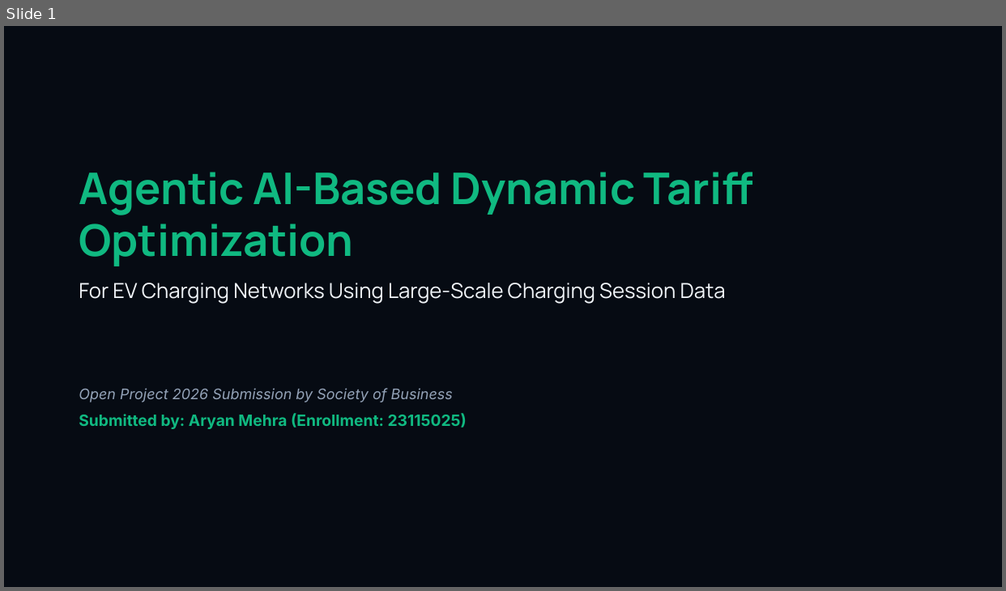
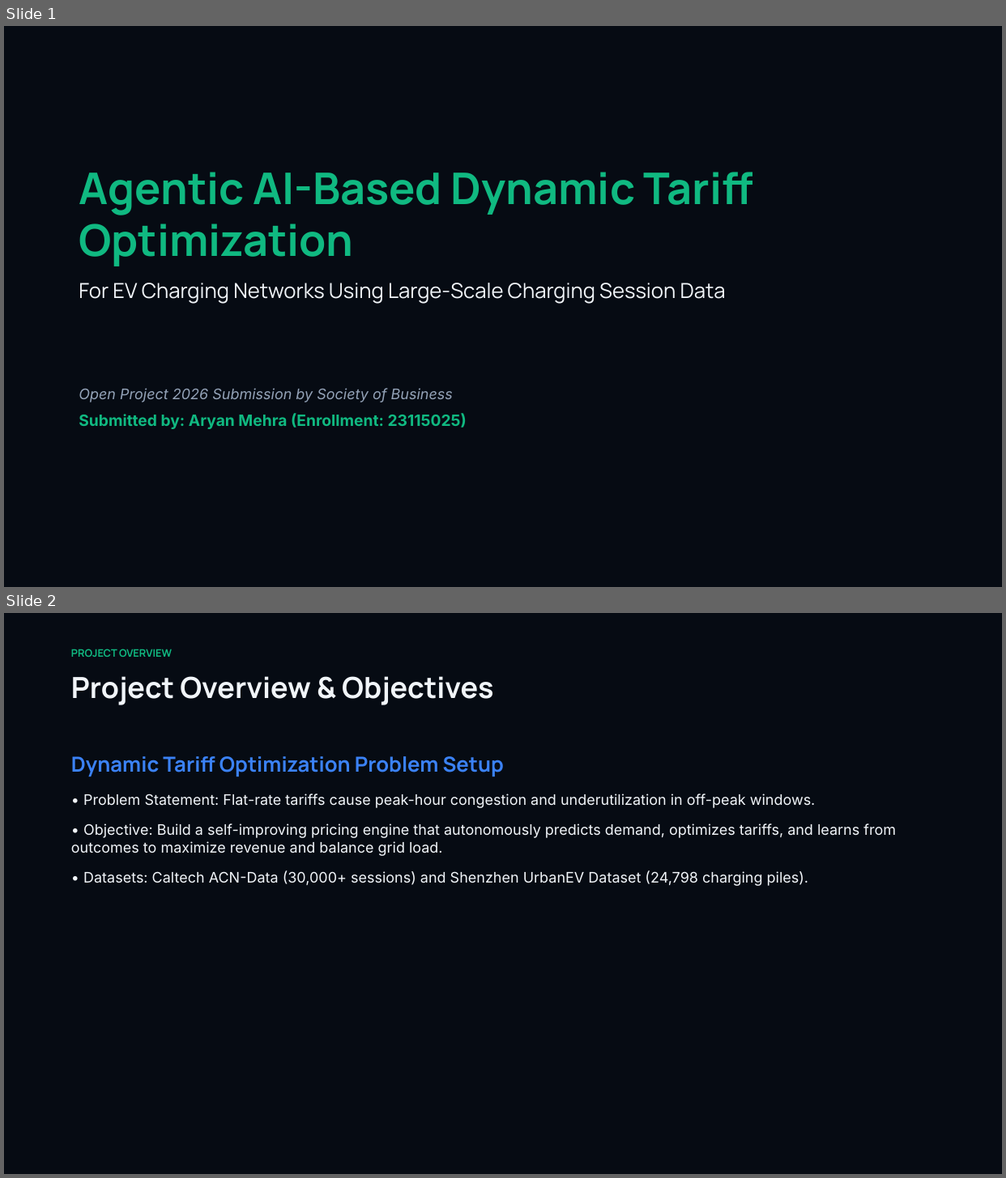
Before and after one commit to iaryan08/agentic-ev-tariff-optimizer, a slide deck: app/OP26_Analytics_Presentation.pptx. Shown one above the other, each under a label of ours: slide 1 before the commit, slides 1 and 2 after it. The pictures are 1006x591 and 1006x1178 pixels, drawn with LibreOffice and Linux fonts; fonts in the diff are those of the drawing. Boxes give left, top, right and bottom in pixels: in the first picture for what was removed or moved away, otherwise in the second. Text is boxed around its words. In the diff, an @@ line names an element or a change of style, - is before the commit and + after.

```diff
--- a/app/OP26_Analytics_Presentation.pptx
+++ b/app/OP26_Analytics_Presentation.pptx
@@ slide 2 added at [4, 613, 1002, 1174], background #060B13 @@
@@ text added at [71, 649, 172, 657], 10 pt, text #10B981, bold @@
+PROJECT OVERVIEW
@@ text added at [71, 676, 493, 705], 28 pt, text #F1F5F9, bold @@
+Project Overview & Objectives
@@ text added at [71, 756, 896, 886], 14 pt, text #F1F5F9 @@
+Dynamic Tariff Optimization Problem Setup
+• Problem Statement: Flat-rate tariffs cause peak-hour congestion and underutilization in off-peak windows.
+• Objective: Build a self-improving pricing engine that autonomously predicts demand, optimizes tariffs, and learns from outcomes to maximize revenue and balance grid load.
+• Datasets: Caltech ACN-Data (30,000+ sessions) and Shenzhen UrbanEV Dataset (24,798 charging piles).
```
Also in this commit, not shown: 2 slides changed, 19 other files.
